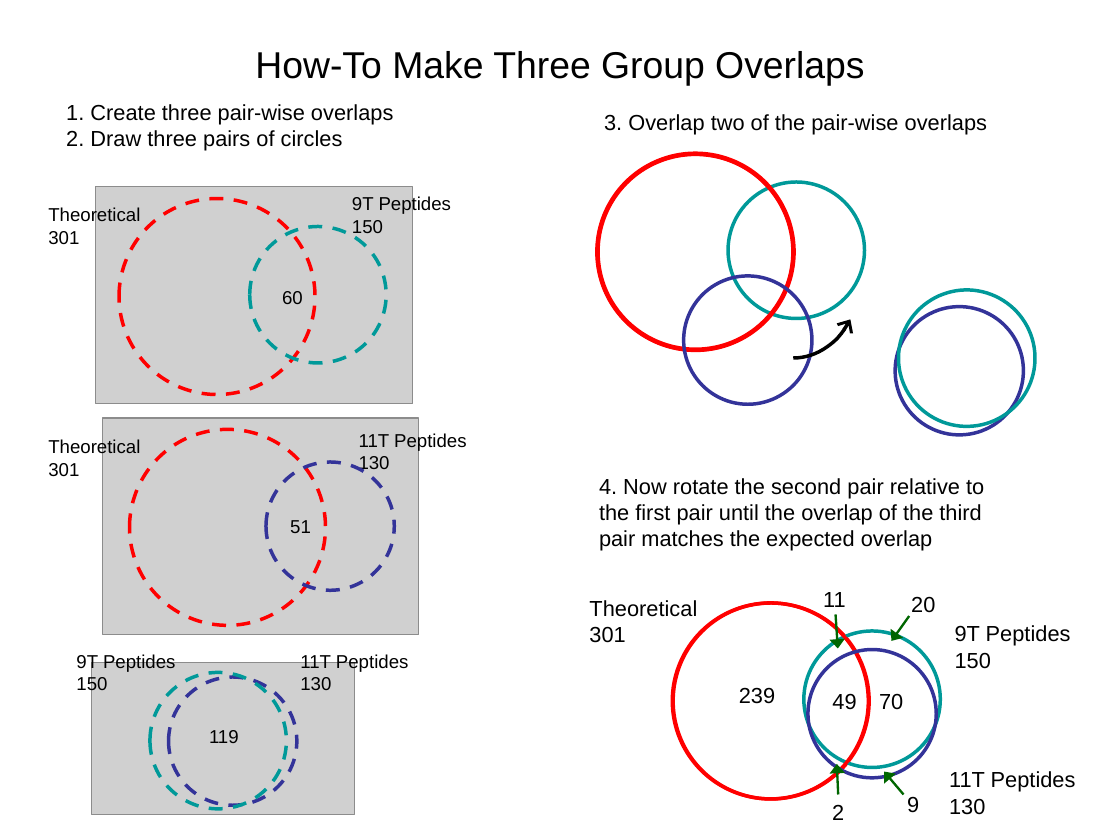
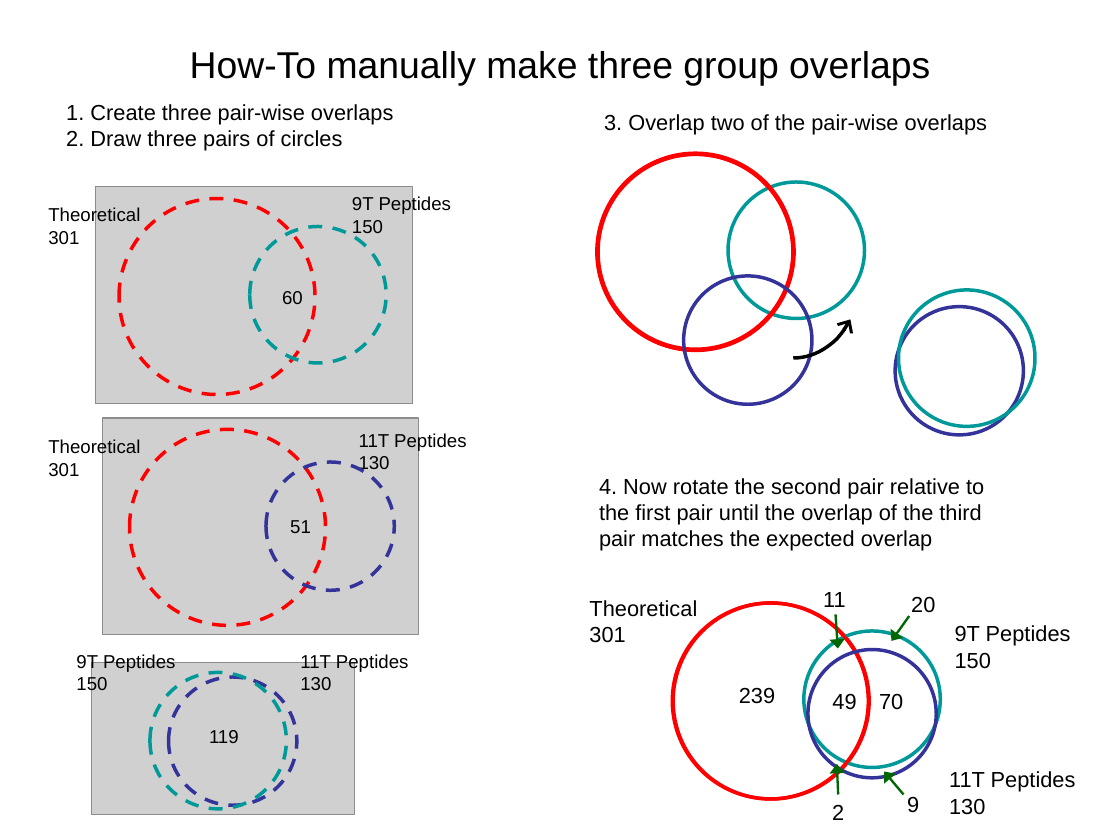
Before and after one commit to PNNL-Comp-Mass-Spec/Venn-Diagram-Plotter, a slide deck: slide 4 of bin/Venn_Diagram_Examples.ppt (slide 3 before the commit). Drawn at 1120x840 pixels with LibreOffice and Linux fonts; fonts in the diff are those of the drawing; grey boxes stand for pictures. Boxes give left, top, right and bottom in pixels: in the first picture for what was removed or moved away, otherwise in the second. Text is boxed around its words. In the diff, an @@ line names an element or a change of style, - is before the commit and + after.

Commit message:
Version 1.3.2818; September 19, 2007  - Improved logic for auto-updating values  - Added coloring of all of the separate regions in 3 circle overlaps (though coloring can be disabled)  - Added option to move the 3 circle overlap plot around (rotate, zoom, or translate)
Version 1.2.2686; May 10, 2007
 - Added the option of specifying the overlap sizes rather than the total circle sizes
 - Added the ability to perform three circle overlaps

```diff
--- a/bin/Venn_Diagram_Examples.ppt
+++ b/bin/Venn_Diagram_Examples.ppt
@@ title at bbox=[190, 51, 930, 86]: text changed @@
-How-To Make Three Group Overlaps
+How-To manually make three group overlaps
```
Also in this commit, not shown: 1 slide added, 39 other files.
